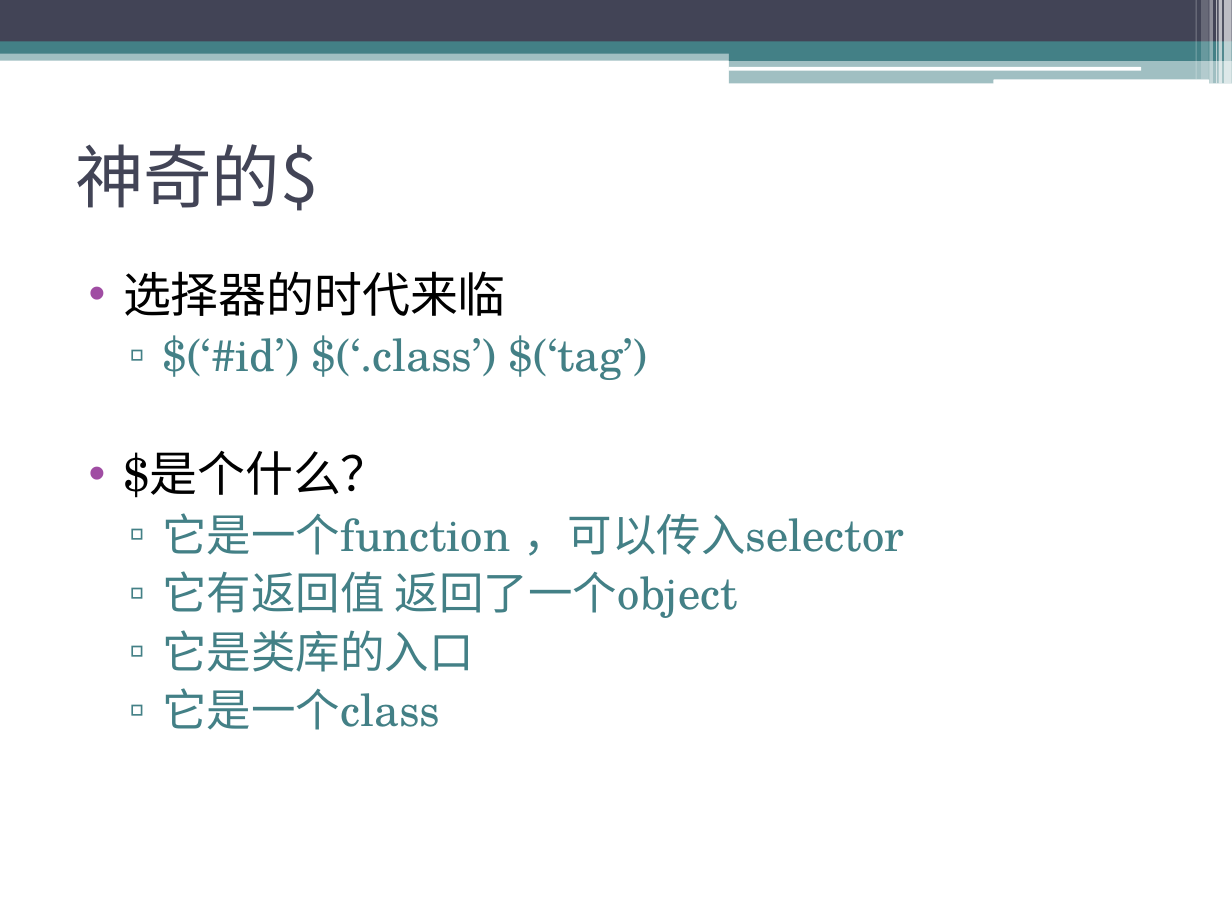
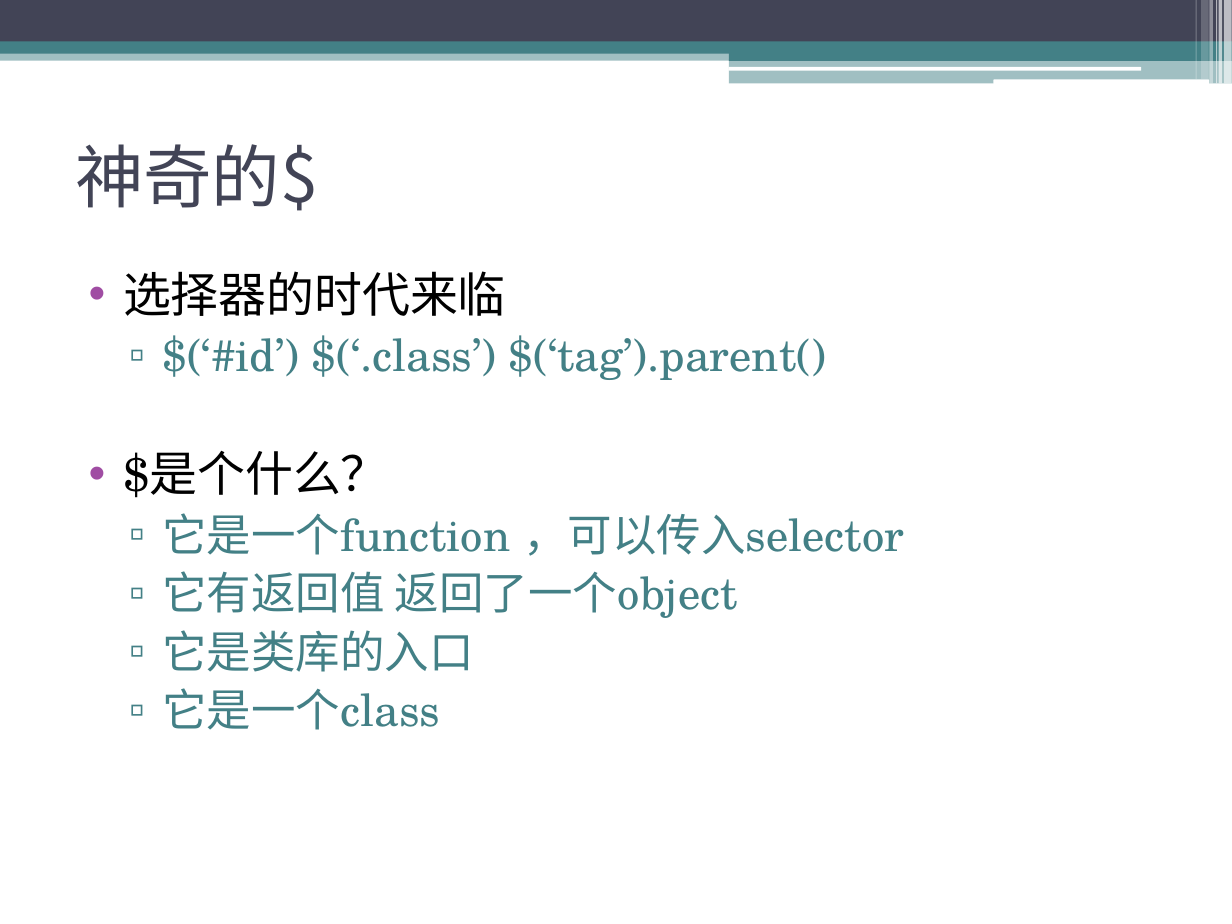
Before and after one commit to sophiazzw/Front_Library, a slide deck: slide 25 of manipulation.pptx. Drawn at 1232x924 pixels with LibreOffice and Linux fonts; fonts in the diff are those of the drawing. Boxes give left, top, right and bottom in pixels: in the first picture for what was removed or moved away, otherwise in the second. Text is boxed around its words. In the diff, an @@ line names an element or a change of style, - is before the commit and + after.

Commit message:
fix

```diff
--- a/manipulation.pptx
+++ b/manipulation.pptx
@@ text at [162, 335, 826, 380]: text changed @@
-  ▫ $(‘#id’) $(‘.class’) $(‘tag’)
+  ▫ $(‘#id’) $(‘.class’) $(‘tag’).parent()
```
Also in this commit, not shown: 4 other slides changed.
